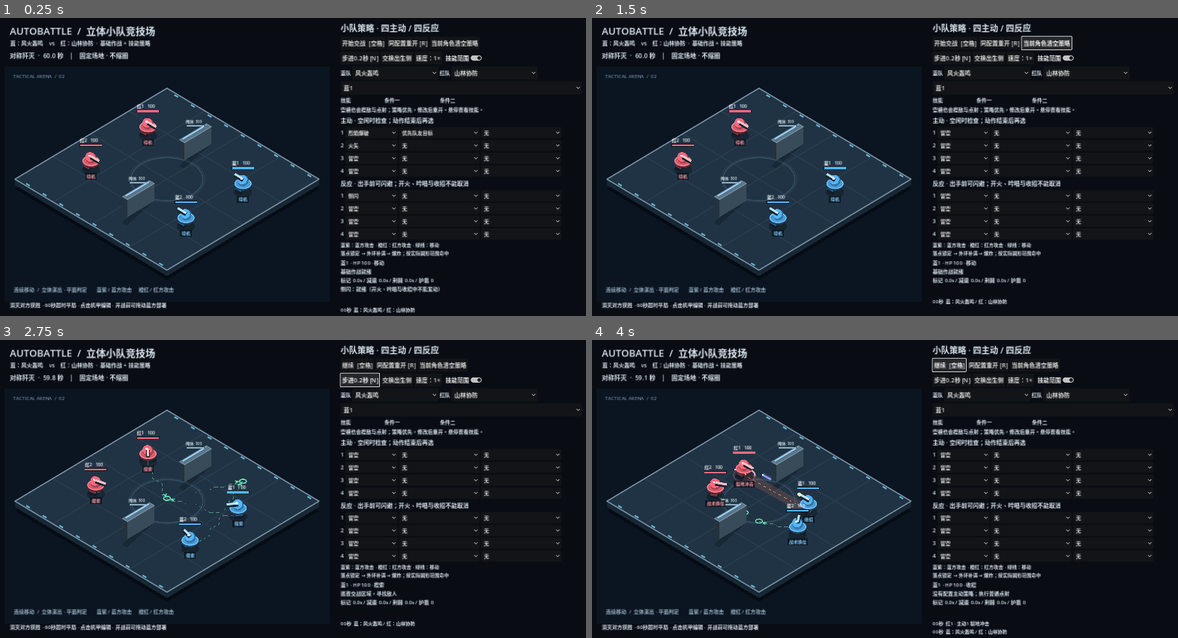
Above: before the commit, frames 1-4 (two rows, left to right).
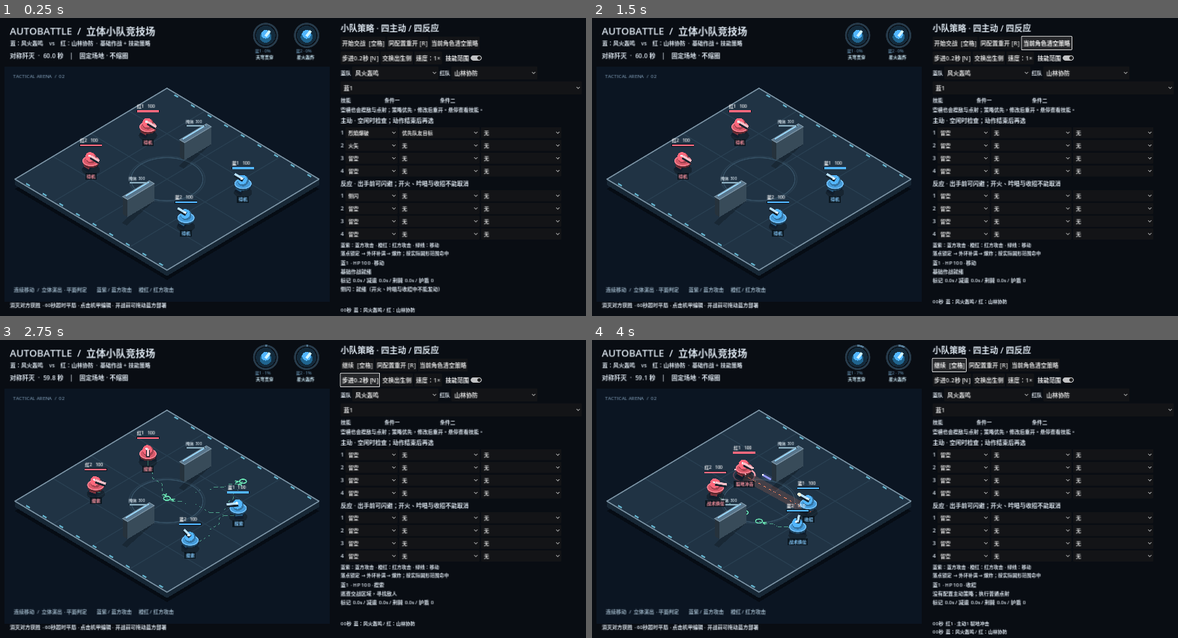
Above: after the commit, the same moments.

Repository: YuanTheouy/test-demo-autobattle
Game: Godot game, scene res://main.tscn
Two runs of this game, one before a commit and one after it. Both use one fixed random seed, a clock stepped at 60 frames per second and the inputs below.
Inputs:
- Up to frame 1 (0.25 s): no input
- Up to frame 2 (1.5 s): click "同配置重开 [R]" at 0.5 s; click "当前角色清空策略" at 1.25 s
- Up to frame 3 (2.75 s): click "步进0.2秒 [N]" at 2 s
- Up to frame 4 (4 s): click "继续 [空格]" at 2.75 s; click "暂停 [空格]" at 3.5 s

The runs differ from the first frame. In frame 1, 0.7% of the frame differs, in the area x 43-55%, y 1-15%; in frame 2, 0.7%; in frame 3, 0.7%; in frame 4, 0.7%.

Commit message:
加入角色大招充能头像、慢放瞄准与手动释放

Diff:
--- a/scripts/arena_view.gd
+++ b/scripts/arena_view.gd
@@ -50,7 +50,7 @@
 func render(game) -> void:
 	g = game
 	g.draw_rect(Rect2(20, 145, 890, 645), Color("0b1522"))
-	g.draw_string(g.font, Vector2(44, 177), "TACTICAL ARENA  /  02", HORIZONTAL_ALIGNMENT_LEFT, -1, 13, Color("688198"))
+	if g.ultimate_aim < 0: g.draw_string(g.font, Vector2(44, 177), "TACTICAL ARENA  /  02", HORIZONTAL_ALIGNMENT_LEFT, -1, 13, Color("688198"))
 	# Floating arena plinth, with a true projected surface, not a square board.
 	var corners: Array = [Vector2.ZERO, Vector2(640, 0), Vector2(640, 640), Vector2(0, 640)]
 	polygon(corners, Color(0, 0, 0, 0.4), -27)
@@ -71,6 +71,7 @@
 	for w in g.walls:
 		polygon([w.position, w.position + Vector2(w.size.x, 0), w.end + Vector2(28, 32), w.position + Vector2(28, w.size.y + 32)], Color(0, 0, 0, 0.22))
 	ground_effects()
+	ultimate_preview()
 	var actors: Array = []
 	for w in g.wall_states:
 		actors.append({"depth": w.rect.get_center().x + w.rect.get_center().y, "wall": w.rect, "state": w})
@@ -196,8 +197,8 @@
 		for i in range(5):
 			var leaf := project(p + Vector2.from_angle(i * TAU / 5 + g.clock) * 26, 8 + (1 - u.heal_flash / 0.5) * 35)
 			g.draw_line(leaf - Vector2(3, 3), leaf + Vector2(3, 3), Color("8affbb"), 3, true)
-	if u.phase == "吟唱":
-		var progress: float = 1 - clampf(u.timer / float(g.Tactics.MAGIC.get(u.active_skill, {}).get("cast", 0.6)), 0, 1)
+	if u.phase in ["吟唱", "大招蓄力"]:
+		var progress: float = 1 - clampf(u.timer / (0.3 if u.phase == "大招蓄力" else float(g.Tactics.MAGIC.get(u.active_skill, {}).get("cast", 0.6))), 0, 1)
 		ring(p, 32, Color(color, 0.3), 1.5)
 		ring(p, 32, color.lightened(0.4), 3, progress)
 		for i in range(4):
@@ -210,7 +211,7 @@
 	g.draw_rect(Rect2(p + Vector2(-31, -8), Vector2(62, 7)), Color("0b1520"))
 	g.draw_rect(Rect2(p + Vector2(-30, -7), Vector2(60 * u.hp / g.MAX_HP, 5)), color)
 	g.draw_string(g.font, p + Vector2(-30, -14), "%s%d   %d" % ["蓝" if u.team == 0 else "红", u.member + 1, u.hp], HORIZONTAL_ALIGNMENT_LEFT, -1, 12, Color.WHITE)
-	var text: String = u.active_skill if u.phase in ["吟唱", "点射", "锁定", "瞄准"] else u.intent
+	var text: String = u.active_skill if u.phase in ["吟唱", "大招蓄力", "点射", "锁定", "瞄准"] else u.intent
 	if u.phase == "收招": text = "收招"
 	var w: float = g.font.get_string_size(text, HORIZONTAL_ALIGNMENT_LEFT, -1, 12).x
 	var below := project(u.p) + Vector2(-w / 2, 28)
@@ -270,7 +271,7 @@
 				var p: Vector2 = fx.p + dir * fx.radius * age * 0.9
 				var z := sin(age * PI) * (32 + i % 3 * 13)
 				g.draw_line(project(p - dir * 9, z - 7), project(p, z), color, 3, true)
-			if fx.get("skill", "") == "烈焰爆破":
+			if fx.get("skill", "") in ["烈焰爆破", "星火轰炸"]:
 				for i in range(6):
 					var p: Vector2 = fx.p + Vector2.from_angle(i * TAU / 6) * fx.radius * 0.3 * age
 					var tip := project(p, 65 * age)
@@ -314,3 +315,32 @@
 	g.draw_rect(Rect2(p + Vector2(-26, -5), Vector2(52, 5)), Color("16232d"))
 	g.draw_rect(Rect2(p + Vector2(-25, -4), Vector2(50 * state.hp / g.WALL_HP, 3)), Color("e6b76b") if state.hp <= 100 else Color("89acbe"))
 	g.draw_string(g.font, p + Vector2(-27, -10), "掩体 %d" % state.hp, HORIZONTAL_ALIGNMENT_LEFT, -1, 11, Color("c9d7e1"))
+
+
+func ultimate_preview() -> void:
+	for u in g.units:
+		if u.hp <= 0: continue
+		var aiming: bool = g.ultimate_aim == u.uid
+		if not aiming and u.phase != "大招蓄力": continue
+		var angle: float = (g.ultimate_cursor - u.p).angle() if aiming else u.ult_angle
+		var shape: Dictionary = g.ultimate_geometry(u, angle)
+		var color: Color = g.ATTACK_BLUE
+		ring(u.p, 35, Color("ffe7a0"), 2)
+		if u.member == 0:
+			strip(u.p, shape.end, shape.radius, Color(color, 0.23))
+			var side: Vector2 = Vector2.from_angle(angle).orthogonal() * shape.radius
+			line(u.p + side, shape.end + side, color, 2)
+			line(u.p - side, shape.end - side, color, 2)
+			line(u.p, shape.end, Color("e2deff"), 1.5)
+			ring(shape.end, 9, color, 2)
+		else:
+			for point in shape.points:
+				if aiming:
+					disc(point, shape.radius, Color(color, 0.12))
+					ring(point, shape.radius, color, 2)
+					line(point - Vector2(7, 0), point + Vector2(7, 0), color)
+					line(point - Vector2(0, 7), point + Vector2(0, 7), color)
+				else: landing(point, shape.radius, color, (0.3 - u.timer) / 0.95, 0.95)
+		if aiming:
+			g.draw_rect(Rect2(185, 155, 560, 34), Color(0.04, 0.08, 0.13, 0.95))
+			g.draw_string(g.font, Vector2(199, 177), "%s · 慢放瞄准 · 左键释放 / 右键或 Esc 取消" % g.ultimate_name(u.uid), HORIZONTAL_ALIGNMENT_LEFT, -1, 16, Color("ffe7a0"))
--- a/scripts/battle.gd
+++ b/scripts/battle.gd
@@ -91,6 +91,10 @@
 var body_pairs: Dictionary = {}
 var links: Array = []
 var skill_help: Label
+var ultimate_aim := -1
+var ultimate_cursor := Vector2.ZERO
+const ULTIMATE_CHARGE_SECONDS := 12.0
+const ULTIMATE_SLOW := 0.15
 var drag_offset := Vector2.ZERO
 var arena_view = preload("res://scripts/arena_view.gd").new()
 
@@ -105,6 +109,29 @@
 	setup_loadouts()
 	setup_ui()
 	reset_round()
+	if "--ultimate-test" in OS.get_cmdline_user_args():
+		run_ultimate_tests()
+		get_tree().quit()
+		return
+	if "--ultimate-barrage-preview" in OS.get_cmdline_user_args():
+		started = true
+		units[1].ult_charge = 100.0
+		begin_ultimate_aim(1)
+		ultimate_cursor = units[2].p
+		set_physics_process(false)
+		refresh_ui()
+		capture_preview.call_deferred()
+		return
+	if "--ultimate-preview" in OS.get_cmdline_user_args():
+		started = true
+		units[0].ult_charge = 100.0
+		units[1].ult_charge = 65.0
+		begin_ultimate_aim(0)
+		ultimate_cursor = units[2].p
+		set_physics_process(false)
+		refresh_ui()
+		capture_preview.call_deferred()
+		return
 	if "--wall-test" in OS.get_cmdline_user_args():
 		run_wall_tests()
 		get_tree().quit()
@@ -252,6 +279,13 @@
 	subtitle.position = Vector2(36, 68)
 	status_label = text_label(self, "", 17)
 	status_label.position = Vector2(35, 101)
+	for uid in range(2):
+		var portrait = preload("res://scripts/ultimate_portrait.gd").new()
+		portrait.game = self
+		portrait.uid = uid
+		portrait.position = Vector2(690 + uid * 112, 25)
+		portrait.size = Vector2(100, 105)
+		add_child(portrait)
 	var panel := VBoxContainer.new()
 	panel.position = Vector2(940, 22)
 	panel.size = Vector2(660, 790)
@@ -349,6 +383,7 @@
 	return b
 
 func reset_round() -> void:
+	ultimate_aim = -1
 	reset_walls()
 	running = false
 	started = false
@@ -381,7 +416,7 @@
 		var attack: bool = (team == 0) == blue_attacks
 		for member in range(2):
 			var p: Vector2 = Vector2(120, 200 + member * 240) if attack else Vector2(520, 200 + member * 240)
-			units.append({"uid": team * 2 + member, "team": team, "member": member, "attack": attack, "p": p,
+			units.append({"ult_charge": 0.0, "ult_angle": 0.0, "uid": team * 2 + member, "team": team, "member": member, "attack": attack, "p": p,
 				"blast_impulse": Vector2.ZERO, "blast_lock": 0.0, "impulse": Vector2.ZERO, "evade_source": -1, "counter_left": 0.0, …(434 unchanged characters)…
 				"intent": "待机", "retreat": 0.0, "retreat_cd": 0.0, "hp": MAX_HP, "phase": "移动", "timer": 0.0, "cooldown": 0.0,
 				"angle": 0.0 if attack else PI, "target": -1, "path": PackedVector2Array(),
@@ -399,6 +434,14 @@
 	refresh_ui()
 
 func _unhandled_input(event: InputEvent) -> void:
+	if ultimate_aim >= 0:
+		if (event is InputEventKey and event.pressed and event.keycode == KEY_ESCAPE) or (event is InputEventMouseButton and event.pressed and event.button_index == MOUSE_BUTTON_RIGHT):
+			ultimate_aim = -1
+			queue_redraw()
+			return
+		if event is InputEventMouseButton and event.pressed and event.button_index == MOUSE_BUTTON_LEFT:
+			confirm_ultimate(arena_view.unproject(get_global_mouse_position()))
+			return
 	if event is InputEventKey and event.pressed and not event.echo:
 		if event.keycode == KEY_SPACE: toggle_running()
 		if event.keycode == KEY_R: reset_round()
@@ -425,6 +468,9 @@
 	queue_redraw()
 
 func _physics_process(delta: float) -> void:
+	if ultimate_aim >= 0:
+		if finished or units[ultimate_aim].hp <= 0: ultimate_aim = -1
+		else: ultimate_cursor = arena_view.unproject(get_global_mouse_position())
 	if "--preview" in OS.get_cmdline_user_args():
 		preview_frames += 1
 		if preview_frames == 720 or ("--effects-preview" in OS.get_cmdline_user_args() and not blasts.is_empty()) or ("--pattern-preview" in OS.get_cmdline_user_args() and not hazards.is_empty()):
@@ -434,7 +480,7 @@
 	queue_redraw()
 
 func advance_playback(delta: float) -> void:
-	accumulator += delta * speed
+	accumulator += delta * speed * (ULTIMATE_SLOW if ultimate_aim >= 0 else 1.0)
 	while accumulator + 0.00000001 >= STEP and running:
 		accumulator -= STEP
 		simulate(STEP)
@@ -529,6 +575,7 @@
 	for i in range(units.size()):
 		var u: Dictionary = next_units[i]
 		if u.hp <= 0: continue
+		u.ult_charge = minf(100, u.ult_charge + dt * 100.0 / ULTIMATE_CHARGE_SECONDS)
 		for key in u.skill_cds.keys(): u.skill_cds[key] = maxf(0, u.skill_cds[key] - dt)
 		u.counter_left = maxf(0, u.counter_left - dt)
 		u.cooldown = maxf(0, u.cooldown - dt)
@@ -549,6 +596,10 @@
 		u.rule_flash = maxf(0, u.rule_flash - dt)
 		u.fire_flash = maxf(0, u.fire_flash - dt)
 		u.repath -= dt
+		if u.phase == "大招蓄力":
+			u.timer -= dt
+			if u.timer <= 0: release_ultimate(u)
+			continue
 		if u.dodge > 0:
 			u.dodge = maxf(0, u.dodge - dt)
 			u.phase = "侧闪"
@@ -1087,6 +1138,7 @@
 	apply_wall_damage()
 
 func end_round(winner: int, reason: String) -> void:
+	ultimate_aim = -1
 	winner_team = winner
 	win_reason = reason
 	finished = true
@@ -1809,6 +1861,7 @@
 	return 7.0 if skill == "蓄能贯穿" else BLAST_RADIUS
 
 func area_total_time(skill: String) -> float:
+	if skill == "星火轰炸": return 0.95
 	return float(Tactics.MAGIC[skill].cast) + BLAST_FLIGHT
 
 func release_pattern(u: Dictionary) -> void:
@@ -2599,3 +2652,145 @@
 	update_bullets(0.1)
 	assert(units[2].hp == MAX_HP - 7 and wall_states[0].hp == 300, "A body before the wall intercepts the bullet first")
 	print("WALL PASSED: 300/200/100/0 stages, projectile blocking and break shot, beam once, area damage, collision/navigation opening, reset")
+
+
+func ultimate_name(uid: int) -> String:
+	return "天穹贯穿" if uid % 2 == 0 else "星火轰炸"
+
+func begin_ultimate_aim(uid: int) -> void:
+	if uid < 0 or uid >= 2 or not started or finished: return
+	var u: Dictionary = units[uid]
+	if u.hp <= 0 or u.ult_charge < 100 or u.phase == "大招蓄力": return
+	ultimate_aim = -1 if ultimate_aim == uid else uid
+	ultimate_cursor = u.p + Vector2.from_angle(u.angle) * 250
+	queue_redraw()
+
+func ultimate_geometry(u: Dictionary, angle: float) -> Dictionary:
+	var direction := Vector2.from_angle(angle)
+	if u.member == 0:
+		var end: Vector2 = u.p + direction * 500
+		# Clip the long beam to arena bounds and the nearest intact wall.
+		for distance in range(1, 501):
+			var point: Vector2 = u.p + direction * distance
+			if not Rect2(Vector2.ZERO, Vector2(SIZE, SIZE)).has_point(point):
+				end = u.p + direction * (distance - 1)
+				break
+		var hit := first_wall_hit(u.p, end)
+		if not hit.is_empty(): end = hit.p - direction * 0.1
+		return {"end": end, "radius": 18.0}
+	var points: Array[Vector2] = []
+	for distance in [120.0, 220.0, 320.0]:
+		var point: Vector2 = (u.p + direction * distance).clamp(Vector2.ONE * 60, Vector2.ONE * (SIZE - 60))
+		# At the edge, don't stack multiple shells onto the same clamped spot.
+		if points.is_empty() or points[-1].distance_to(point) >= 55: points.append(point)
+	return {"points": points, "radius": 60.0}
+
+func confirm_ultimate(point: Vector2) -> bool:
+	if ultimate_aim < 0: return false
+	var u: Dictionary = units[ultimate_aim]
+	if finished or u.hp <= 0 or u.ult_charge < 100:
+		ultimate_aim = -1
+		return false
+	if not Rect2(Vector2.ZERO, Vector2(SIZE, SIZE)).has_point(point) or point.distance_to(u.p) < 12: return false
+	u.ult_charge = 0.0
+	u.ult_angle = (point - u.p).angle()
+	u.angle = u.ult_angle
+	u.phase = "大招蓄力"
+	u.timer = 0.3
+	u.active_skill = ultimate_name(u.uid)
+	u.action_left = 0.0
+	u.dodge = 0.0
+	u.avoid_left = 0.0
+	u.path = PackedVector2Array()
+	u.intent = u.active_skill
+	u.reason = "指挥官手动释放：" + u.active_skill
+	u.rule = "手动大招"
+	u.rule_flash = 1.2
+	u.rule_kind = "ultimate"
+	u.rule_slot = -1
+	ultimate_aim = -1
+	log_event("蓝%d · 大招 %s" % [u.member + 1, u.active_skill])
+	return true
+
+func release_ultimate(u: Dictionary) -> void:
+	var shape := ultimate_geometry(u, u.ult_angle)
+	if u.member == 0:
+		hazards.append({"kind": "beam", "skill": "天穹贯穿", "p": u.p, "end": shape.end, "radius": shape.radius, "damage": 45.0, "true_damage": true, "left": 0.0, "team": u.team, "source": u.uid})
+		add_impulse(u, -Vector2.from_angle(u.ult_angle) * 160)
+	else:
+		for point in shape.points:
+			hazards.append({"kind": "area", "skill": "星火轰炸", "p": point, "origin": u.p, "radius": shape.radius, "damage": 22.0, "true_damage": false, "left": BLAST_FLIGHT, "team": u.team, "source": u.uid})
+		add_impulse(u, -Vector2.from_angle(u.ult_angle) * 110)
+	u.fire_flash = 0.18
+	u.phase = "收招"
+	u.timer = 0.8
+	shots += 1
+
+func run_ultimate_tests() -> void:
+	reset_round()
+	started = true
+	begin_ultimate_aim(0)
+	assert(ultimate_aim == -1)
+	units[0].ult_charge = 100.0
+	begin_ultimate_aim(0)
+	assert(ultimate_aim == 0)
+	assert(not confirm_ultimate(Vector2(-10, -10)) and units[0].ult_charge == 100)
+	begin_ultimate_aim(0)
+	assert(ultimate_aim == -1 and units[0].ult_charge == 100)
+	units[0].p = Vector2(100, 320)
+	units[2].p = Vector2(300, 320)
+	units[1].hp = 0
+	units[3].hp = 0
+	begin_ultimate_aim(0)
+	assert(confirm_ultimate(Vector2(500, 320)))
+	assert(ultimate_aim == -1 and units[0].ult_charge == 0 and units[0].phase == "大招蓄力")
+	for tick in range(19): simulate(STEP)
+	assert(units[2].hp == MAX_HP - 45)
+	assert(units[0].phase == "收招")
+	reset_round()
+	started = true
+	running = true
+	speed = 2.0
+	units[0].ult_charge = 100
+	begin_ultimate_aim(0)
+	var before := clock
+	advance_playback(0.5)
+	assert(absf(before - clock - 0.15) < 0.001 and speed == 2.0)
+	ultimate_aim = -1
+	before = clock
+	advance_playback(0.5)
+	assert(absf(before - clock - 1.0) < 0.001)
+	reset_round()
+	started = true
+	units[1].ult_charge = 100
+	units[1].p = Vector2(100, 320)
+	begin_ultimate_aim(1)
+	assert(confirm_ultimate(Vector2(600, 320)))
+	release_ultimate(units[1])
+	assert(hazards.size() == 3 and hazards[0].damage == 22)
+	units[1].hp = 0
+	units[1].ult_charge = 100
+	begin_ultimate_aim(1)
+	assert(ultimate_aim == -1)
+	reset_round()
+	assert(ultimate_aim == -1 and units[0].ult_charge == 0)
+	for u in units:
+		u.phase = "收招"
+		u.timer = 100.0
+	for tick in range(720): simulate(STEP)
+	assert(units[0].ult_charge >= 99.99 and units[1].ult_charge >= 99.99)
+	reset_round()
+	units[0].p = Vector2(220, 160)
+	units[0].ult_angle = 0.0
+	units[2].p = Vector2(350, 160)
+	release_ultimate(units[0])
+	update_bullets(STEP)
+	assert(wall_states[0].hp == 255 and units[2].hp == MAX_HP)
+	reset_round()
+	units[1].p = Vector2(100, 320)
+	units[1].ult_angle = 0.0
+	units[2].p = Vector2(220, 320)
+	release_ultimate(units[1])
+	update_bullets(BLAST_FLIGHT + 0.01)
+	assert(units[2].hp == MAX_HP - 22)
+	print("ULTIMATE PASSED: charge gate, cancel, invalid click, manual direction, cast and beam damage, slow motion and speed restore, barrage, death/reset")
--- /dev/null
+++ b/scripts/ultimate_portrait.gd
@@ -0,0 +1,33 @@
+extends Button
+var game
+var uid := 0
+
+func _ready() -> void:
+	focus_mode = Control.FOCUS_NONE
+	for style in ["normal", "hover", "pressed", "disabled", "focus"]: add_theme_stylebox_override(style, StyleBoxEmpty.new())
+	pressed.connect(func(): game.begin_ultimate_aim(uid))
+
+func _process(_delta: float) -> void:
+	if game == null or game.units.size() <= uid: return
+	var u: Dictionary = game.units[uid]
+	disabled = not game.started or game.finished or u.hp <= 0 or u.ult_charge < 100 or u.phase == "大招蓄力"
+	tooltip_text = game.ultimate_name(uid) + ("：45伤害，宽幅光束，墙体可挡。" if uid == 0 else "：沿方向三连轰炸，每枚22伤害，可越过墙体。") + "每12秒充满；点击头像后慢放瞄准，左键释放，右键/Esc取消。"
+	queue_redraw()
+
+func _draw() -> void:
+	if game == null or game.units.size() <= uid: return
+	var u: Dictionary = game.units[uid]
+	var p := Vector2(45, 35)
+	var ready: bool = u.ult_charge >= 100 and u.hp > 0
+	var color := Color("81ddff") if ready else Color("587f9b")
+	if u.hp <= 0: color = Color("48525e")
+	draw_circle(p, 27, Color("142b3c"))
+	draw_circle(p + Vector2(0, 4), 16, Color("20648e"))
+	draw_circle(p - Vector2(0, 3), 12, Color("52b6ff") if u.hp > 0 else color)
+	draw_line(p + Vector2(0, 2), p + Vector2(11, -12), Color("cff5ff"), 6, true)
+	draw_arc(p, 32, -PI / 2, TAU - PI / 2, 64, Color("273b4b"), 4, true)
+	if u.ult_charge > 0: draw_arc(p, 32, -PI / 2, -PI / 2 + TAU * u.ult_charge / 100, 64, color, 4, true)
+	if game.ultimate_aim == uid or (is_hovered() and ready): draw_arc(p, 37, 0, TAU, 64, Color("f5d78b"), 2, true)
+	var status: String = "已倒下" if u.hp <= 0 else ("瞄准中" if game.ultimate_aim == uid else ("点击释放" if ready else "%d%%" % u.ult_charge))
+	draw_string(game.font, Vector2(16, 82), "蓝%d · %s" % [uid + 1, status], HORIZONTAL_ALIGNMENT_LEFT, -1, 11, color)
+	draw_string(game.font, Vector2(18, 99), game.ultimate_name(uid), HORIZONTAL_ALIGNMENT_LEFT, -1, 12, Color("c9e6f3"))
Binary file changed: preview.png
Binary file added: reports/view-ultimate.png
Not shown, added: scripts/ultimate_portrait.gd.uid
Not shown, changed: README.md
